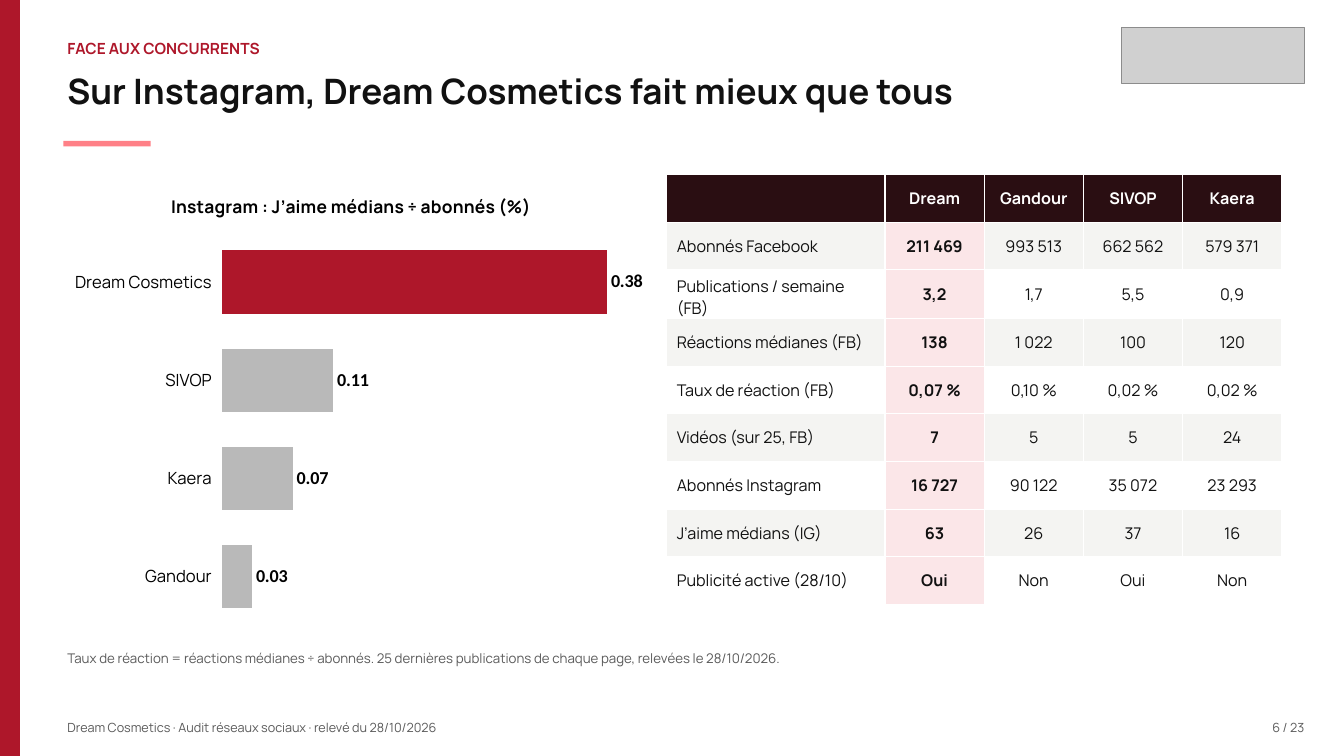
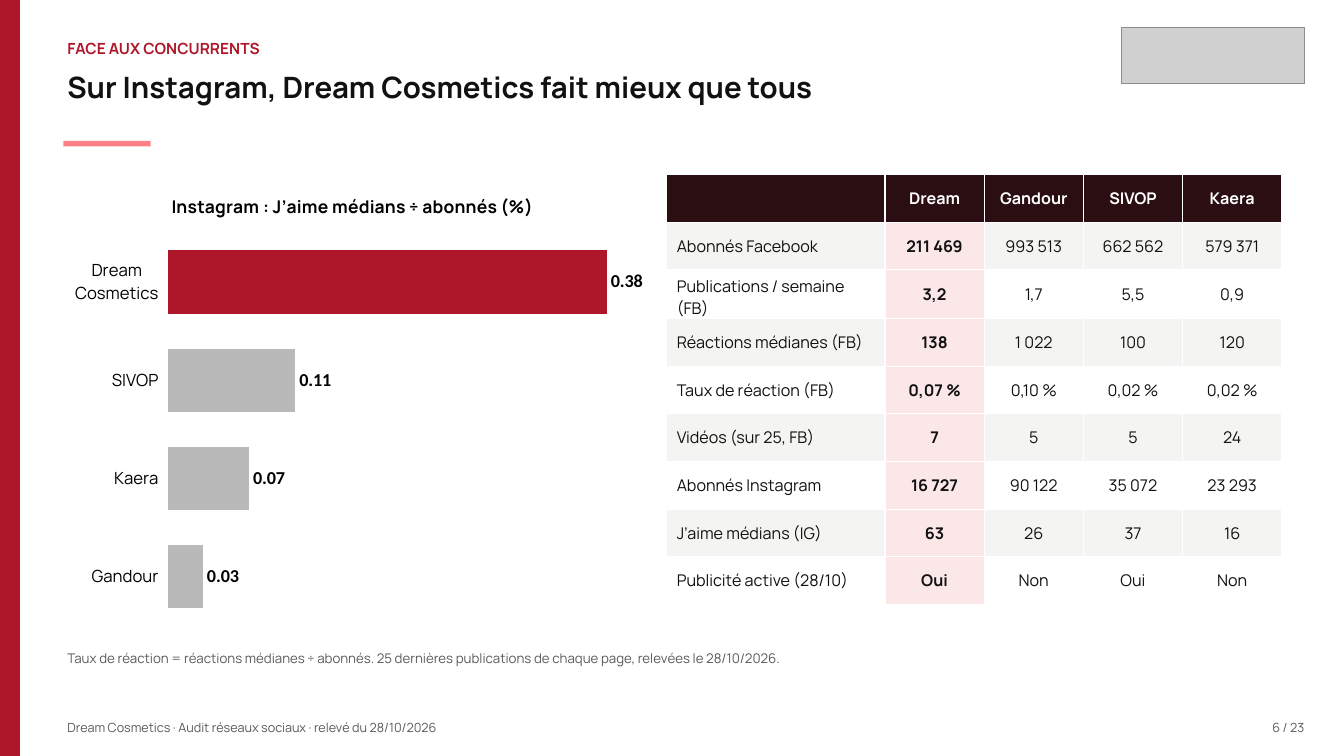
Before and after one commit to leslita06/fatima-unifood-fictif, a slide deck: slide 6 of tmp-tj/261028_dream-cosmetics_audit-reseaux-sociaux_v2.pptx. Drawn at 1344x756 pixels with LibreOffice and Linux fonts; fonts in the diff are those of the drawing; grey boxes stand for pictures. Boxes give left, top, right and bottom in pixels: in the first picture for what was removed or moved away, otherwise in the second. Text is boxed around its words. In the diff, an @@ line names an element or a change of style, - is before the commit and + after.

Commit message:
tmp

```diff
--- a/tmp-tj/261028_dream-cosmetics_audit-reseaux-sociaux_v2.pptx
+++ b/tmp-tj/261028_dream-cosmetics_audit-reseaux-sociaux_v2.pptx
@@ text "Sur Instagram, Dream Cosmetics fait ..." at (67,76,812,106): size 25 to 21 pt @@
@@ bar chart at (64,174,643,635) @@
-categories: Dream Cosmetics, SIVOP, Kaera, Gandour
+categories: Gandour, Kaera, SIVOP, Dream Cosmetics
-Instagram : J’aime médians ÷ abonnés (%): 0.38, 0.11, 0.07, 0.03
+Instagram : J’aime médians ÷ abonnés (%): 0.03, 0.07, 0.11, 0.38
@@ colours of single points changed @@
@@ category axis changed @@
```
Also in this commit, not shown: 8 other slides changed.
